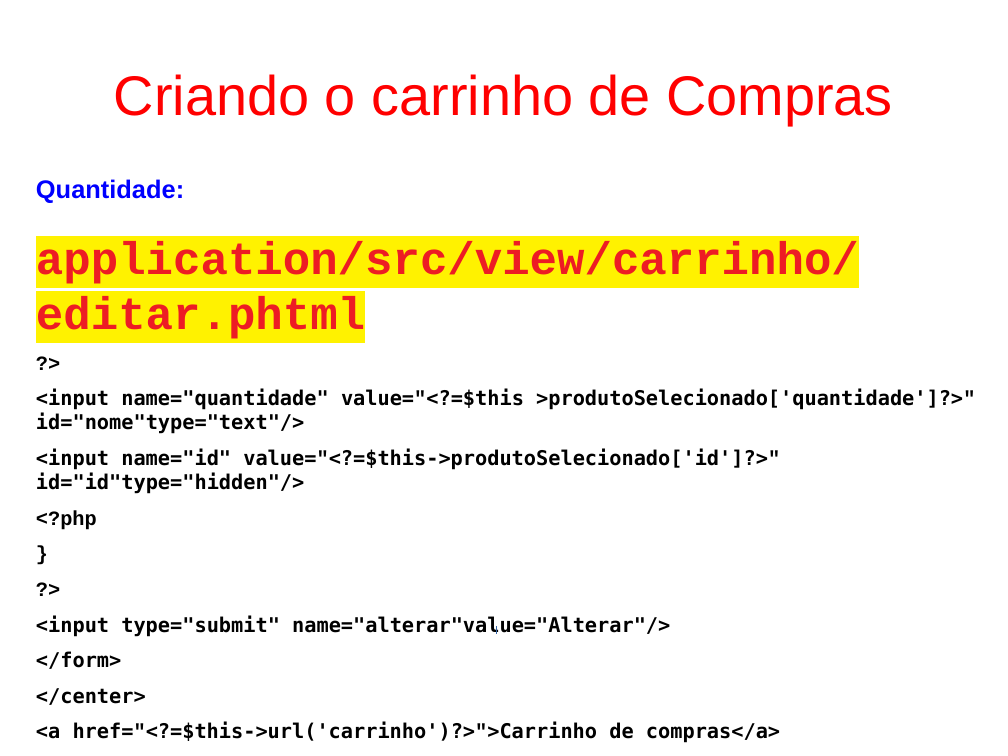
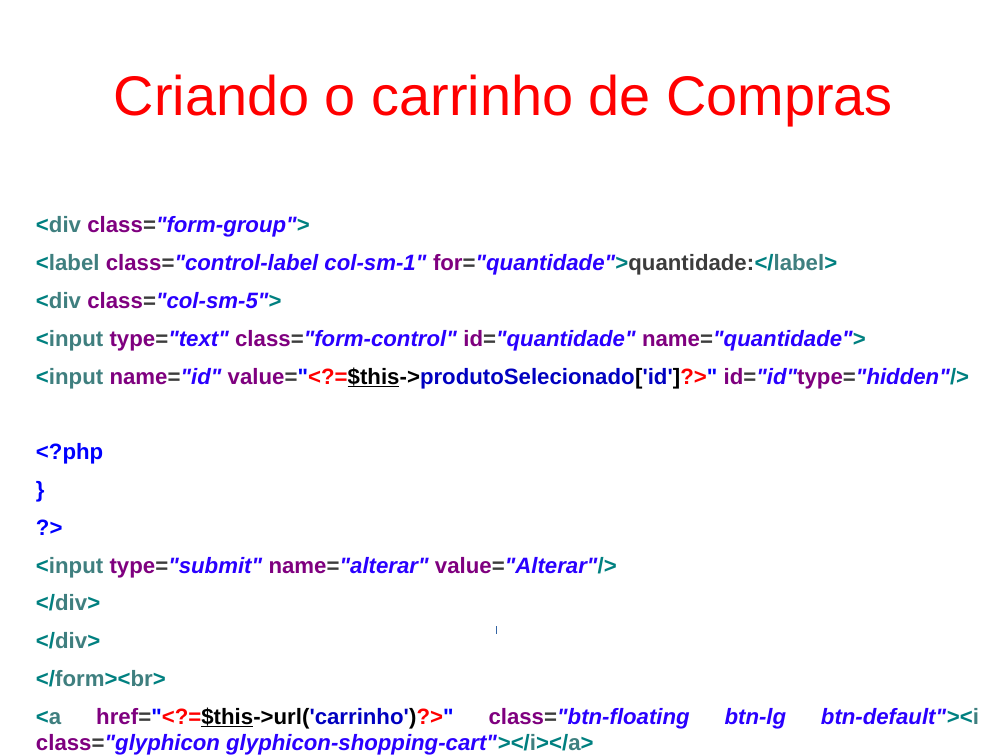
Before and after one commit to fgsl/lojasacme, a slide deck: slide 111 of docs/tutorial.odp (slide 96 before the commit). Drawn at 1008x756 pixels with LibreOffice and Linux fonts; fonts in the diff are those of the drawing. Boxes give left, top, right and bottom in pixels: in the first picture for what was removed or moved away, otherwise in the second. Text is boxed around its words. In the diff, an @@ line names an element or a change of style, - is before the commit and + after.

```diff
--- a/docs/tutorial.odp
+++ b/docs/tutorial.odp
@@ text at (36,216,866,351): text changed; size 16 to 17.5 pt; font DejaVu Sans Mono to Arial; text colour #000000 to #2A00FF; italic on @@
-Quantidade:
-application/src/view/carrinho/editar.phtml
-?>
-<input name="quantidade" value="<?=$this >produtoSelecionado['quantidade']?>" id="nome"type="text"/>
+<div class="form-group">
+<label class="control-label col-sm-1" for="quantidade">quantidade:</label>
+<div class="col-sm-5">
+<input type="text" class="form-control" id="quantidade" name="quantidade">
@@ text at (36,367,969,464): size 16 to 17.5 pt in "<input name="id" value="<?=$this->produtoSelecionado['id']?> ...", "<?php", "}", "?>"; font DejaVu Sans Mono to Arial in "<input name="id" value="<?=$this->produtoSelecionado['id']?> ..."; font Courier New to Arial, text colour #000000 to #0000FF in "value="<?=$this->produtoSelecionado['id']?>"", "<?php", "}", "?>"; text colour #000000 to #008080 in "<input id="id"type="hidden"/>"; text colour #000000 to #3F7F7F in "<input"; text colour #000000 to #7F007F, text colour #000000 to #3C3C3C in "name="id" value="<?=$this->produtoSelecionado['id']?>" id="i ..."; text colour #000000 to #2A00FF, italic on in "name="id" id="id"type="hidden"/>"; text colour #000000 to #FF0000, text colour #000000 to #0000C0, underline on in "value="<?=$this->produtoSelecionado['id']?>""; alignment left to justified @@
@@ text at (36,557,979,729): text changed; size 16 to 17.5 pt; font DejaVu Sans Mono to Arial; text colour #000000 to #2A00FF @@
-<input type="submit" name="alterar"value="Alterar"/>
-</form>
-</center>
-<a href="<?=$this->url('carrinho')?>">Carrinho de compras</a>
+<input type="submit" name="alterar" value="Alterar"/>
+</div>
+</div>
+</form><br>
+<a href="<?=$this->url('carrinho')?>" class="btn-floating btn-lg btn-default"><i class="glyphicon glyphicon-shopping-cart"></i></a>
+</div>
```
Also in this commit, not shown: 23 other slides changed, 52 slides added, 18 slides removed.
